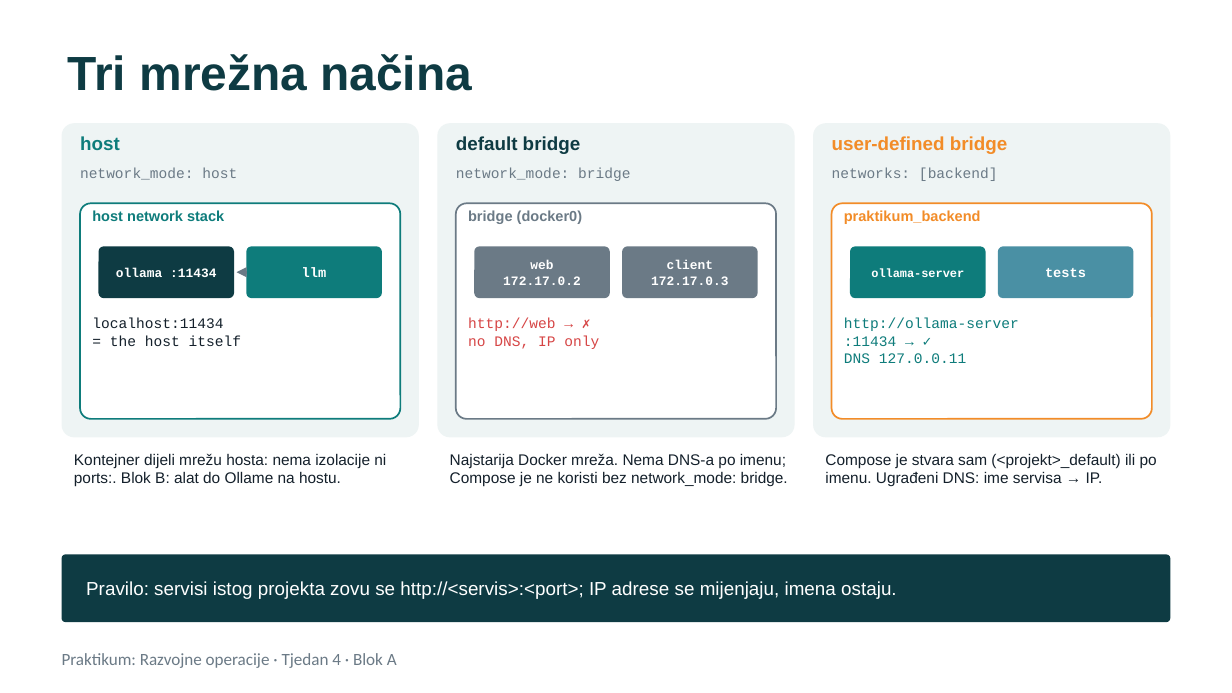
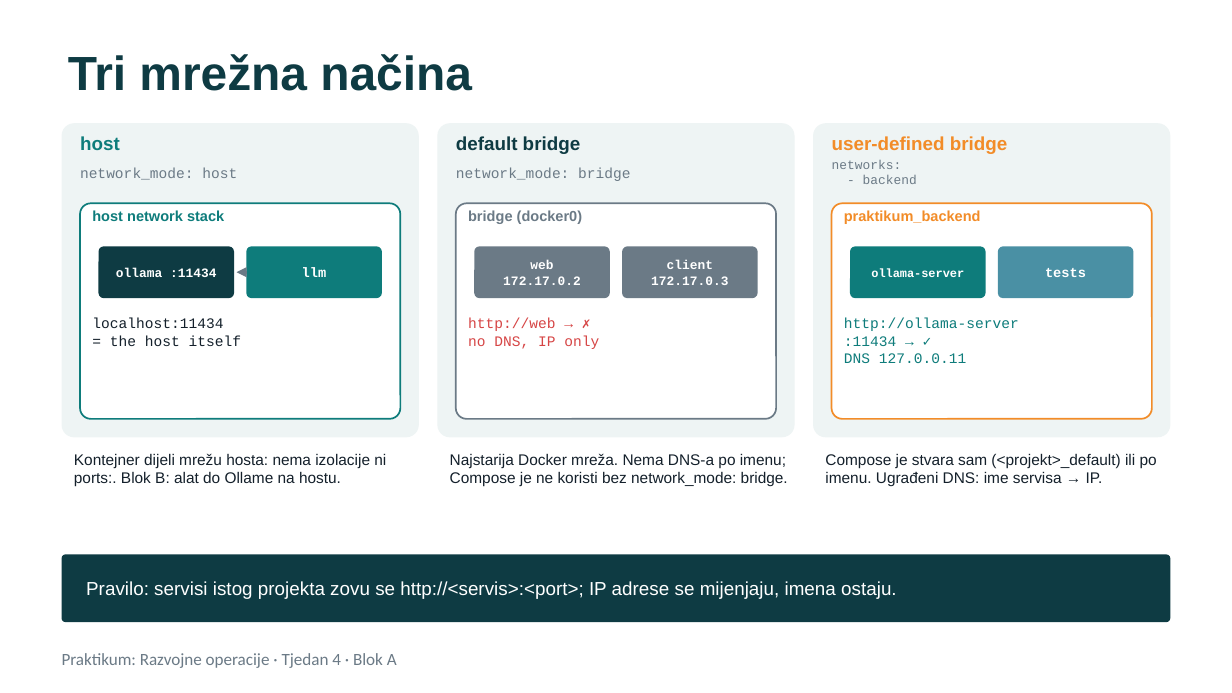
Before and after one commit to unipu-pro/praktikum, a slide deck: slide 14 of 4. Docker Compose i testovi/blok-a-predavanje.pptx (slide 15 before the commit). Drawn at 1232x693 pixels with LibreOffice and Linux fonts; fonts in the diff are those of the drawing. Boxes give left, top, right and bottom in pixels: in the first picture for what was removed or moved away, otherwise in the second. Text is boxed around its words. In the diff, an @@ line names an element or a change of style, - is before the commit and + after.

```diff
--- a/4. Docker Compose i testovi/blok-a-predavanje.pptx
+++ b/4. Docker Compose i testovi/blok-a-predavanje.pptx
@@ text at (832, 160, 917, 184): text changed; size 8.5 to 7.5 pt @@
-networks: [backend]
+networks:
+- backend
```
Also in this commit, not shown: 2 other slides changed, 1 slide removed, 57 other files.
